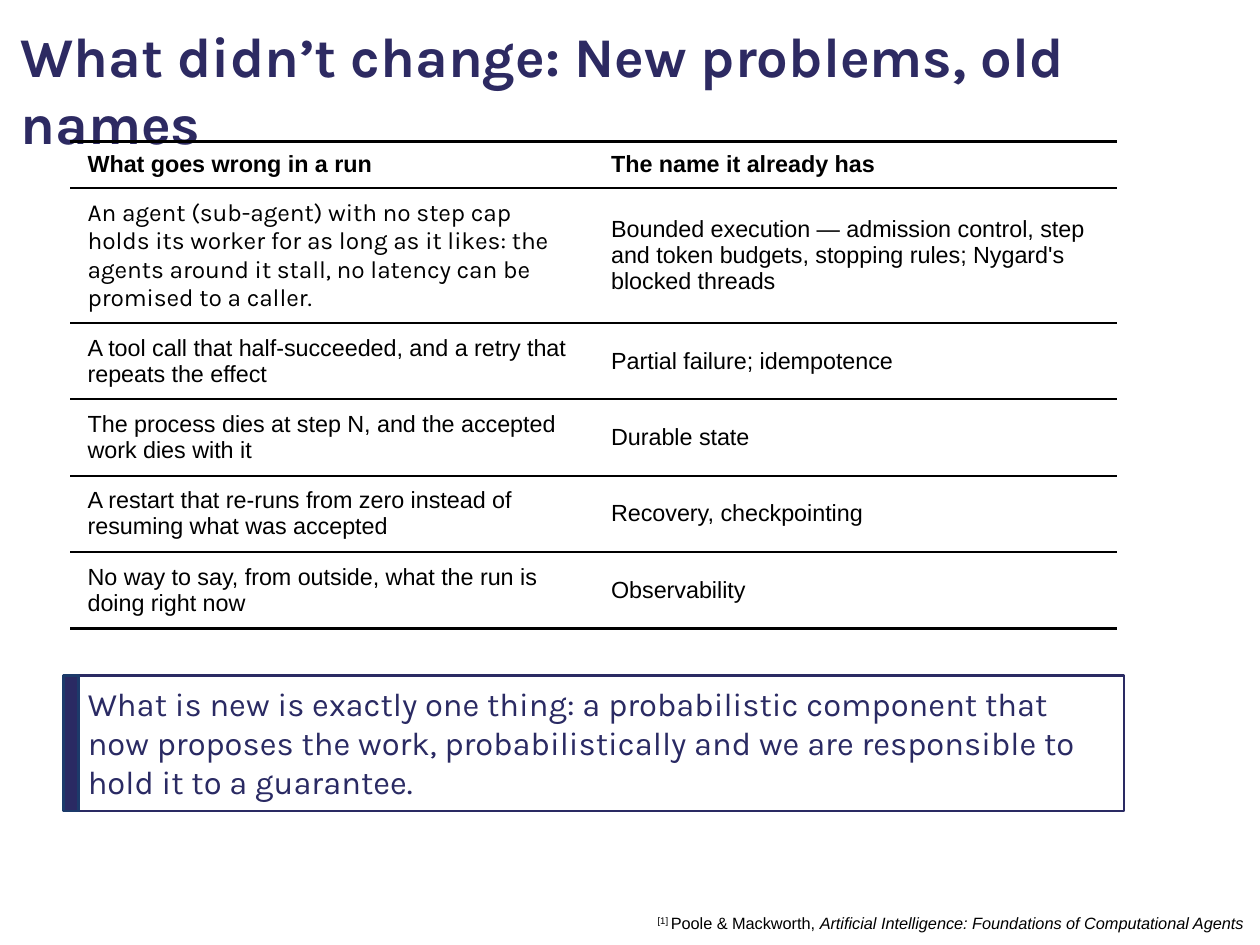
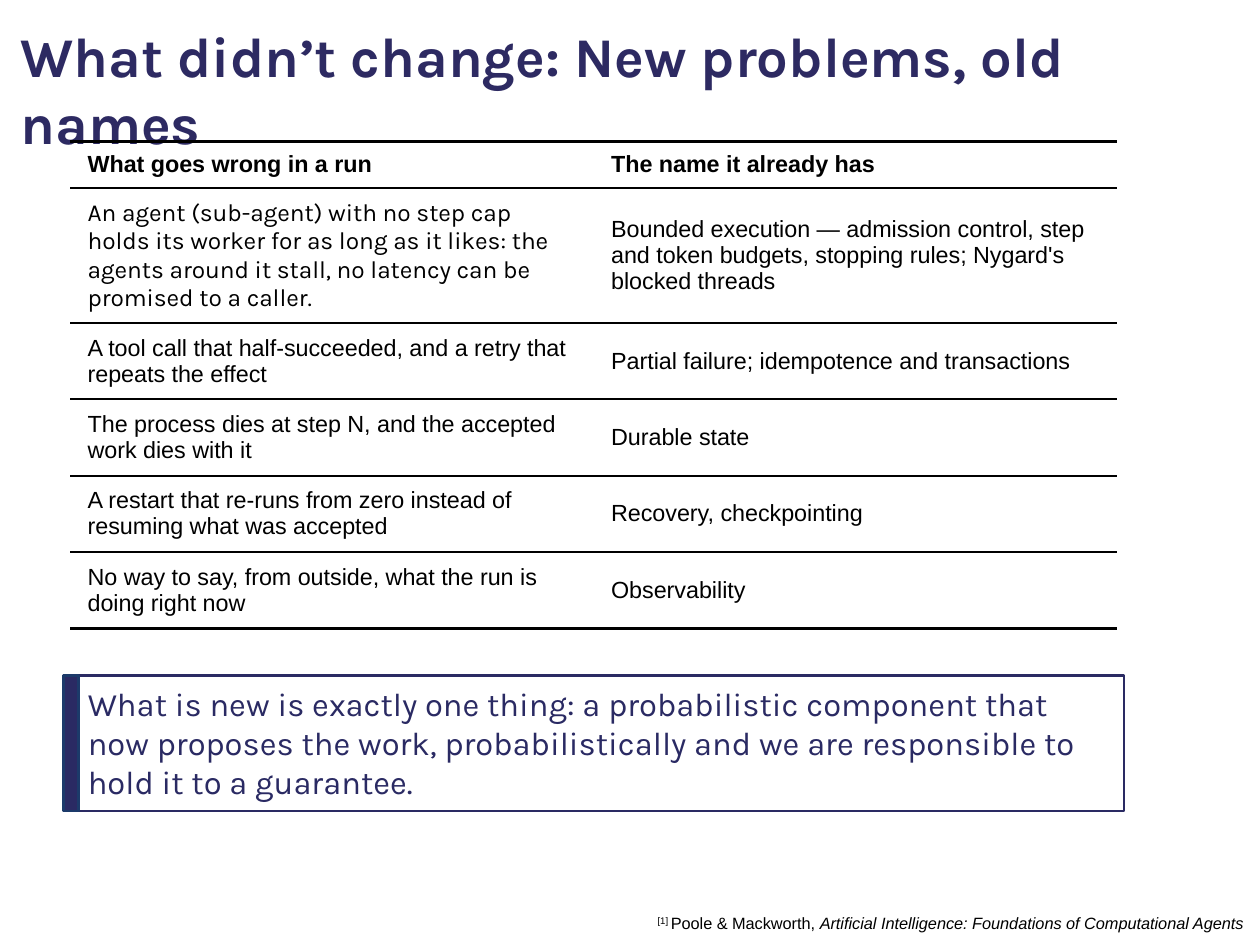
Before and after one commit to comse6998-019/lectures, a slide deck: slide 27 of lecture-1--2026-09-11/slides.pptx. Drawn at 1260x945 pixels with LibreOffice and Linux fonts; fonts in the diff are those of the drawing; background and template pictures are left out. Boxes give left, top, right and bottom in pixels: in the first picture for what was removed or moved away, otherwise in the second. Text is boxed around its words. In the diff, an @@ line names an element or a change of style, - is before the commit and + after.

```diff
--- a/lecture-1--2026-09-11/slides.pptx
+++ b/lecture-1--2026-09-11/slides.pptx
@@ table at bbox=[71, 141, 1119, 628] @@
-row 3, column 2: Partial failure; idempotence
+row 3, column 2: Partial failure; idempotence and transactions
```
Also in this commit, not shown: 3 other slides changed.
